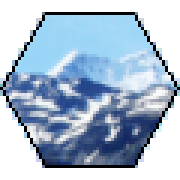
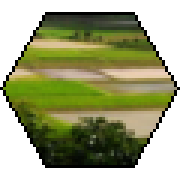
The second w=180, h=180 image is a revision of the first. Changes to its layers:
hid group "mountain" (4 layers) over (0, 12, 180, 168)
"ice-berg-1358948-639x852.jpg copy": opacity 100% → 72%, blend soft light → normal, painted on it over (0, 12, 180, 168)
hid group "grass" (3 layers) over (0, 12, 180, 168)
hid group "desert" (5 layers) over (0, 12, 180, 168)
hid group "star" (5 layers) over (0, 12, 180, 168)
hid group "blue" (4 layers) over (0, 12, 180, 165)
hid group "purple" (4 layers) over (0, 12, 180, 168)
hid group "green" (2 layers) over (0, 12, 180, 168)
